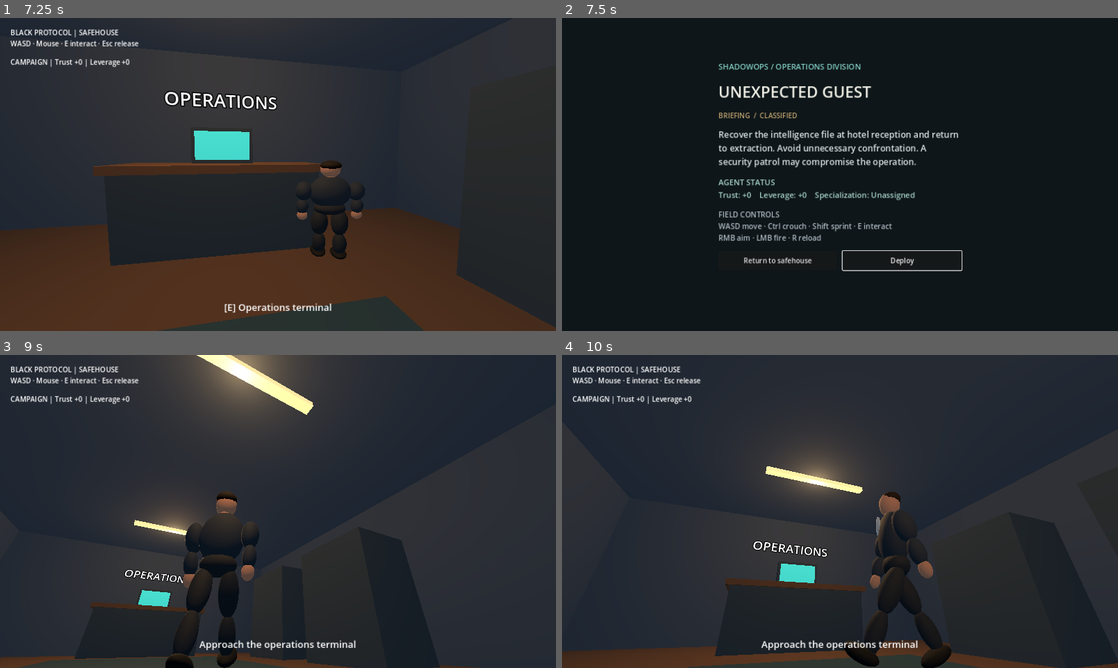
Above: before the commit, frames 1-4 (two rows, left to right).
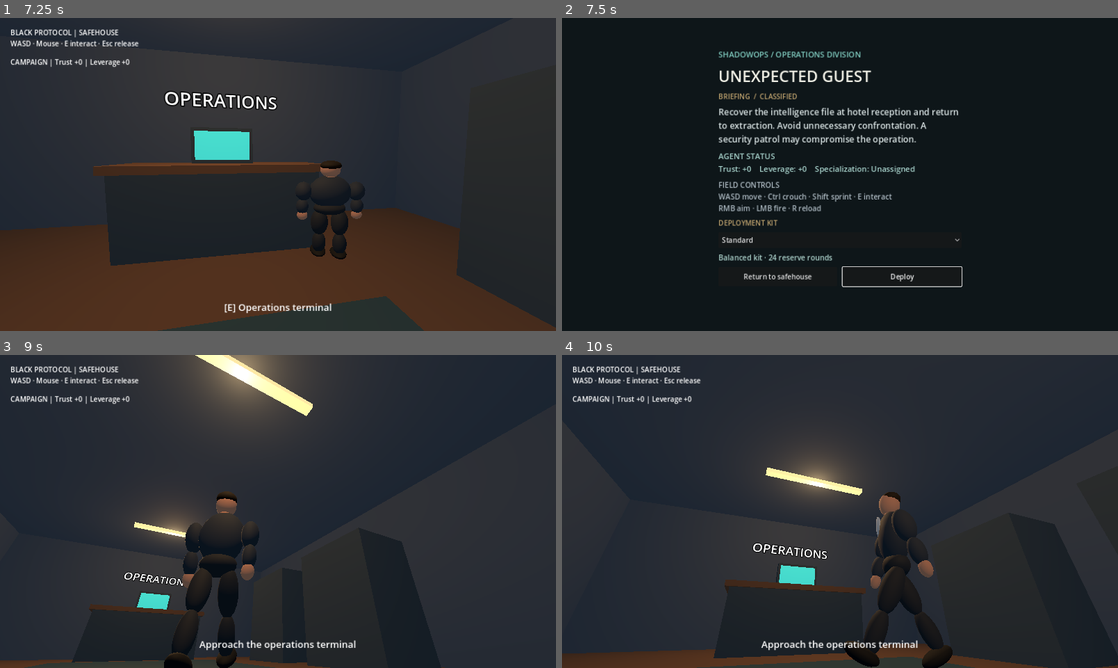
Above: after the commit, the same moments.

Repository: evilsysadmin/ShadowOps-black-protocol
Game: Godot game, scene res://scenes/safehouse.tscn
Same seed, same stepped clock (60 frames per second), same inputs: the game is played once before the commit and once after it.
Inputs (mouse positions are in pixels of both pictures, inside the frame that each line leads up to):
- Up to frame 1 (7.25 s): tap Enter at 0.5, 5.75 s; move the mouse to (305, 174) at 0.52 s; hold W 0.53-5.78 s; tap R at 0.6 s; click (305, 174) at 0.67 s; move the mouse to (250, 174) at 1.27 s; tap Q at 1.35 s; click (250, 174) at 1.42 s; move the mouse to (289, 168) at 2.02 s; hold Ctrl 2.03-2.78 s; click (289, 168) at 2.17 s; move the mouse to (272, 180) at 2.77 s; tap Shift at 2.85 s; click (272, 180) at 2.92 s; tap Space at 3.5 s; move the mouse to (316, 177) at 3.52 s; tap 1 at 3.6 s; click (316, 177) at 3.67 s; move the mouse to (233, 171) at 4.27 s; tap 2 at 4.35 s; click (233, 171) at 4.42 s; move the mouse to (283, 174) at 5.02 s; tap 3 at 5.1 s; click (283, 174) at 5.17 s; move the mouse to (255, 168) at 5.77 s; hold D 5.78-6.53 s; tap 4 at 5.85 s; click (255, 168) at 5.92 s; move the mouse to (305, 174) at 6.52 s; hold W from 6.53 s (still down); tap 5 at 6.6 s; click (305, 174) at 6.67 s
- Up to frame 2 (7.5 s): keep holding W; move the mouse to (812, 174) at 7.27 s; tap E at 7.35 s; click (812, 174) at 7.42 s
- Up to frame 3 (9 s): release W at 8 s; click "Return to safehouse" at 8 s; tap Space at 8.75 s; move the mouse to (289, 505) at 8.77 s; hold W from 8.78 s (still down); tap R at 8.85 s; click (289, 505) at 8.92 s
- Up to frame 4 (10 s): move the mouse to (834, 517) at 9.52 s; release W at 9.53 s; hold A from 9.53 s (still down); tap Q at 9.6 s; click (834, 517) at 9.67 s

Frame 1 is identical in both runs. In frame 2, 8.0% of the frame differs, in the area x 28-72%, y 10-86%; in frame 3, 1.9%; in frame 4, 1.9%.

Commit message:
feat: choose deployment kits with actual gameplay tradeoffs

Diff:
--- a/scripts/agent.gd
+++ b/scripts/agent.gd
@@ -42,6 +42,8 @@
 			crouch_speed = 1.65
 		"mobility":
 			sprint_speed = 6.4
+	if field_mode:
+		maximum_health += Campaign.kit_health_bonus()
 	health = maximum_health
 	var collider := CollisionShape3D.new()
 	var capsule := CapsuleShape3D.new()
--- a/scripts/briefing.gd
+++ b/scripts/briefing.gd
@@ -4,6 +4,8 @@
 const SAFEHOUSE_SCENE := "res://scenes/safehouse.tscn"
 var transitioning := false
 var error_label: Label
+var kit_selection: OptionButton
+var kit_description: Label
 
 func _ready() -> void:
 	Input.mouse_mode = Input.MOUSE_MODE_VISIBLE
@@ -16,7 +18,7 @@
 	center.set_anchors_and_offsets_preset(Control.PRESET_FULL_RECT)
 	var panel := VBoxContainer.new()
 	panel.custom_minimum_size = Vector2(560, 0)
-	panel.add_theme_constant_override("separation", 18)
+	panel.add_theme_constant_override("separation", 10)
 	center.add_child(panel)
 	add_line(panel, "SHADOWOPS / OPERATIONS DIVISION", 18, Color(0.50, 0.80, 0.75))
 	add_line(panel, "UNEXPECTED GUEST", 36, Color(0.94, 0.94, 0.90))
@@ -27,6 +29,17 @@
 	var skill := Campaign.specialization.capitalize() if not Campaign.specialization.is_empty() else "Unassigned"
 	add_line(panel, "AGENT STATUS\nTrust: %+d    Leverage: %+d    Specialization: %s" % [Campaign.handler_trust(), Campaign.independent_leverage(), skill], 18, Color(0.66, 0.83, 0.80))
 	add_line(panel, "FIELD CONTROLS\nWASD move · Ctrl crouch · Shift sprint · E interact\nRMB aim · LMB fire · R reload", 17, Color(0.68, 0.73, 0.76))
+	add_line(panel, "DEPLOYMENT KIT", 16, Color(0.75, 0.64, 0.43))
+	kit_selection = OptionButton.new()
+	kit_selection.add_item("Standard")
+	kit_selection.add_item("Protection")
+	kit_selection.add_item("Supplies")
+	kit_selection.custom_minimum_size.y = 36
+	panel.add_child(kit_selection)
+	kit_description = add_line(panel, "", 17, Color(0.68, 0.83, 0.80))
+	kit_selection.item_selected.connect(update_kit_description)
+	kit_selection.select(0)
+	update_kit_description(0)
 	var actions := HBoxContainer.new()
 	actions.add_theme_constant_override("separation", 12)
 	panel.add_child(actions)
@@ -45,6 +58,15 @@
 	error_label = add_line(panel, "", 16, Color(1.0, 0.4, 0.35))
 	deploy.grab_focus()
 
+func update_kit_description(index: int) -> void:
+	match index:
+		0:
+			kit_description.text = "Balanced kit · 24 reserve rounds"
+		1:
+			kit_description.text = "+25 maximum health · 16 reserve rounds"
+		2:
+			kit_description.text = "40 reserve rounds · no health bonus"
+
 func add_line(parent: VBoxContainer, message: String, font_size: int, tint: Color) -> Label:
 	var label := Label.new()
 	label.text = message
@@ -62,6 +84,10 @@
 func _go(scene_path: String) -> void:
 	if transitioning:
 		return
+	if scene_path == HOTEL_SCENE:
+		if not Campaign.select_deployment_kit(Campaign.KITS[kit_selection.selected]):
+			error_label.text = "Invalid deployment kit."
+			return
 	transitioning = true
 	var result := get_tree().change_scene_to_file(scene_path)
 	if result != OK:
--- a/scripts/campaign.gd
+++ b/scripts/campaign.gd
@@ -68,3 +68,19 @@
 
 func independent_leverage() -> int:
 	return 1 if intel_choice == "retain" else 0
+
+# Deployment kit is session-local, independent of permanent progression.
+var deployment_kit := "standard"
+const KITS := ["standard", "protection", "supplies"]
+
+func select_deployment_kit(kit: String) -> bool:
+	if not KITS.has(kit):
+		return false
+	deployment_kit = kit
+	return true
+
+func kit_health_bonus() -> int:
+	return 25 if deployment_kit == "protection" else 0
+
+func kit_reserve() -> int:
+	return 40 if deployment_kit == "supplies" else (16 if deployment_kit == "protection" else 24)
--- a/scripts/combat.gd
+++ b/scripts/combat.gd
@@ -19,6 +19,7 @@
 
 func _ready() -> void:
 	agent = get_parent() as CharacterBody3D
+	reserve = Campaign.kit_reserve()
 	var hud := CanvasLayer.new()
 	hud.layer = 3
 	add_child(hud)
